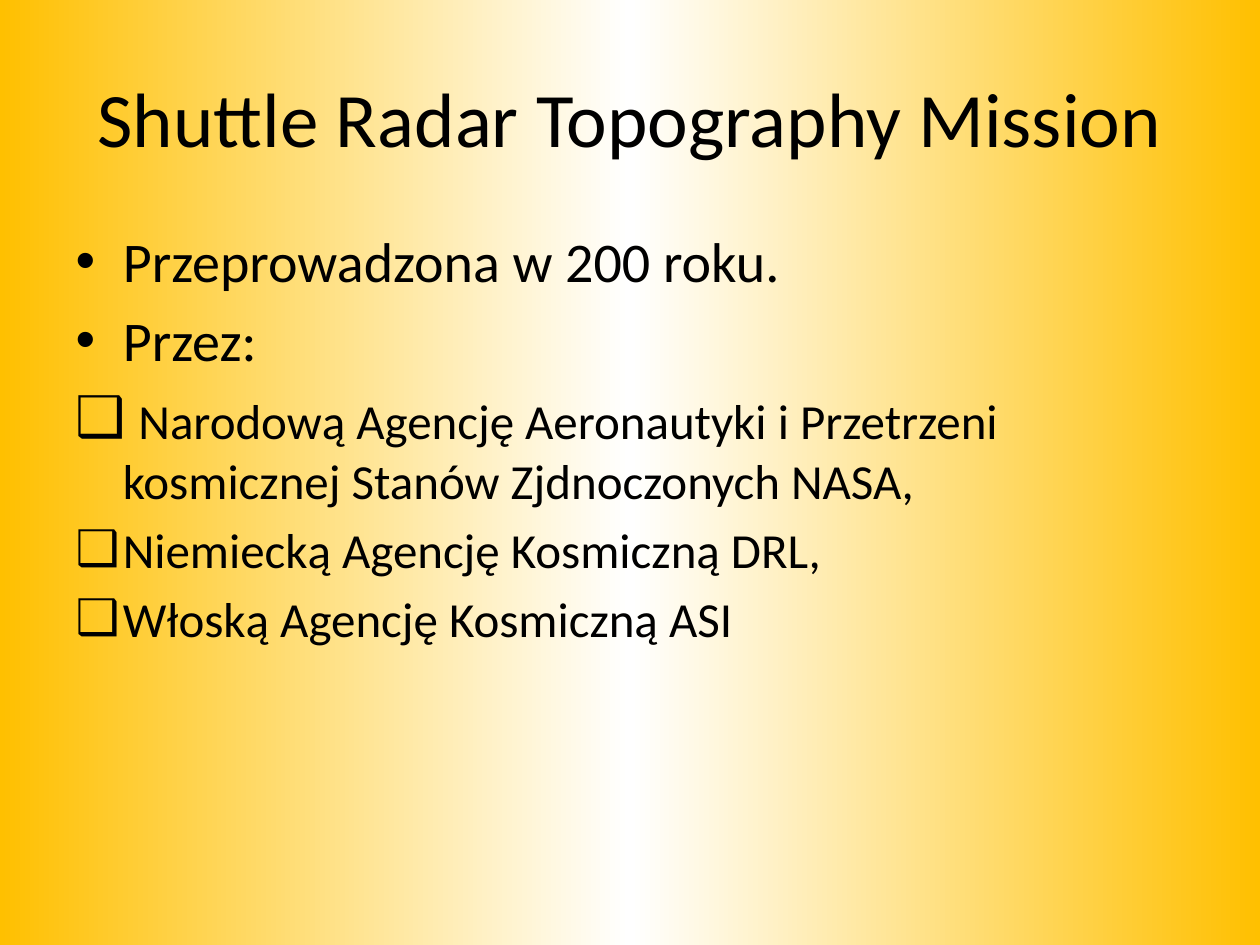
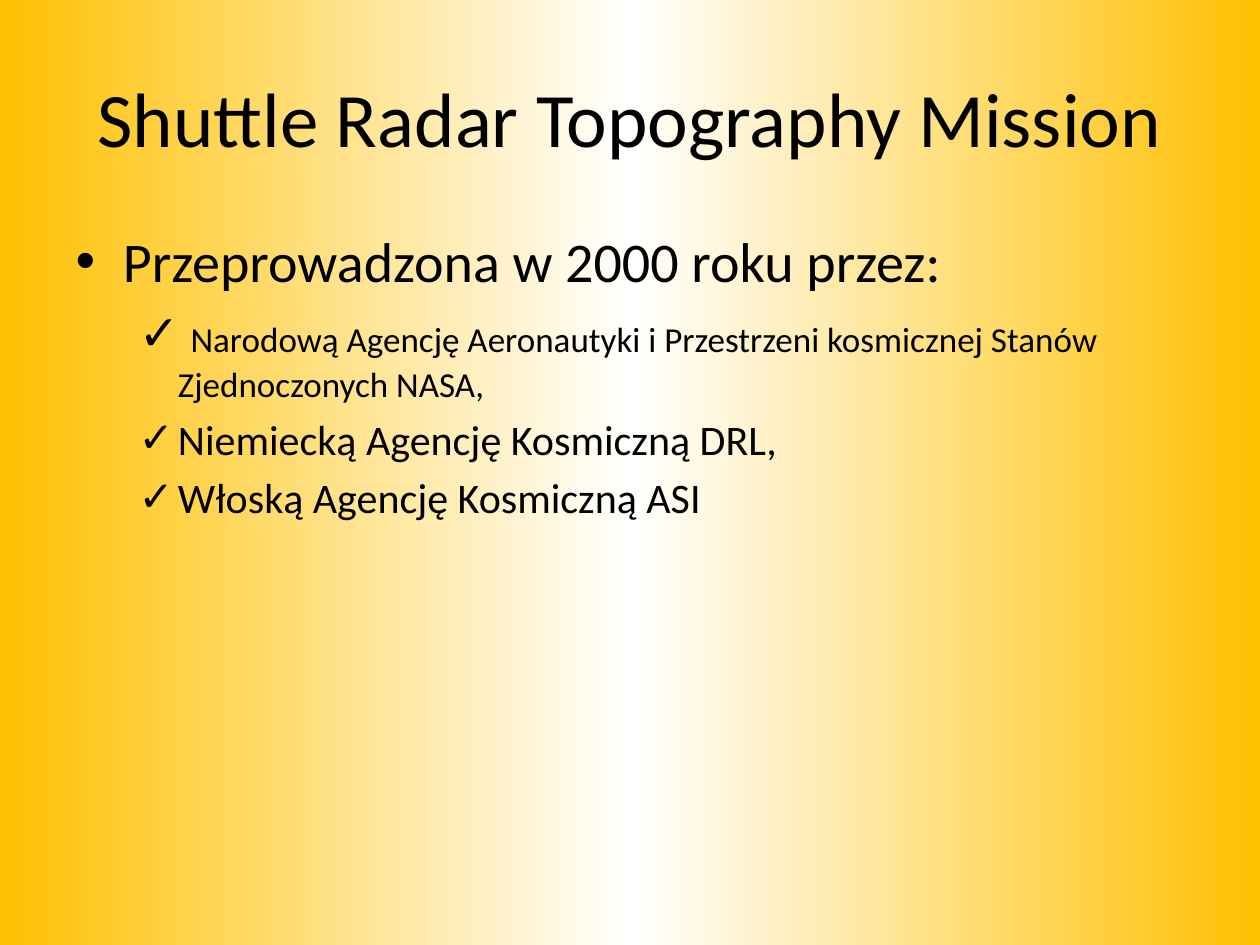
Before and after one commit to mkapiczy/DronVision, a slide deck: slide 6 of Dokumenty/Obrona/Prezentacja.pptx (slide 4 before the commit). Drawn at 1260x945 pixels with LibreOffice and Linux fonts; fonts in the diff are those of the drawing. Boxes give left, top, right and bottom in pixels: in the first picture for what was removed or moved away, otherwise in the second. Text is boxed around its words. In the diff, an @@ line names an element or a change of style, - is before the commit and + after.

```diff
--- a/Dokumenty/Obrona/Prezentacja.pptx
+++ b/Dokumenty/Obrona/Prezentacja.pptx
@@ text at (123, 235, 1097, 406): text changed; size 28 to 20 pt @@
-• Przeprowadzona w 200 roku.
-• Przez:
-❑ Narodową Agencję Aeronautyki i Przetrzeni kosmicznej Stanów Zjdnoczonych NASA,
+• Przeprowadzona w 2000 roku przez:
+  ✓ Narodową Agencję Aeronautyki i Przestrzeni kosmicznej Stanów Zjednoczonych NASA,
@@ text at (178, 420, 777, 524): size 28 to 24 pt in "Niemiecką Agencję Kosmiczną DRL,", "Włoską Agencję Kosmiczną ASI"; bullet ❑ to ✓; list level 1 to 2 in "Niemiecką Agencję Kosmiczną DRL,"; list level 1 to 2 in "Włoską Agencję Kosmiczną ASI" @@
```
Also in this commit, not shown: 5 other slides changed, 10 slides added, 3 slides removed, 1 other file.
